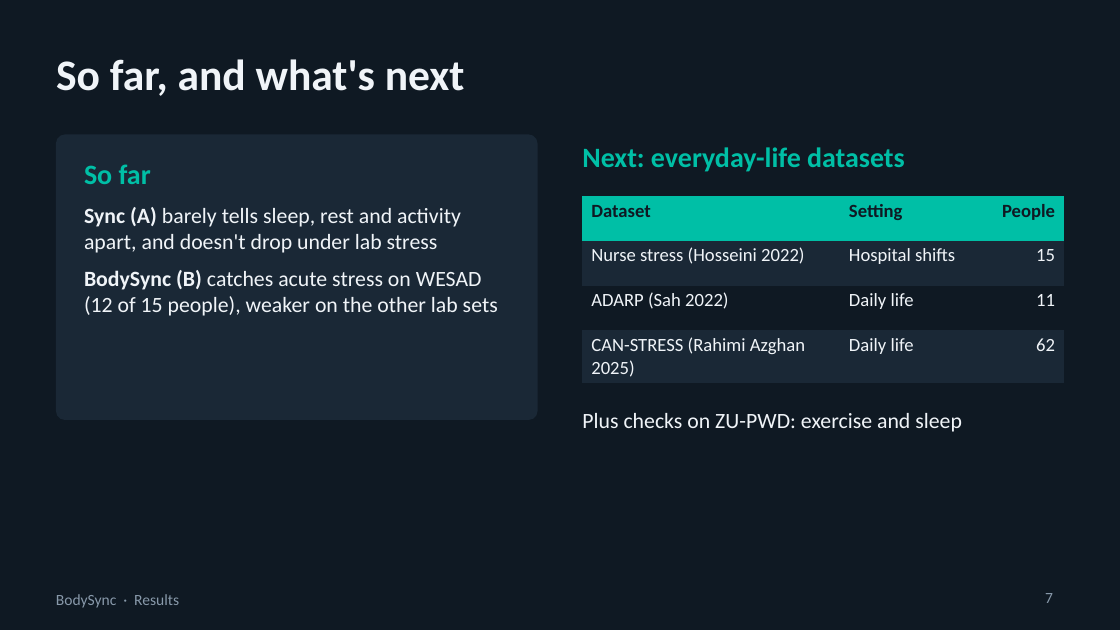
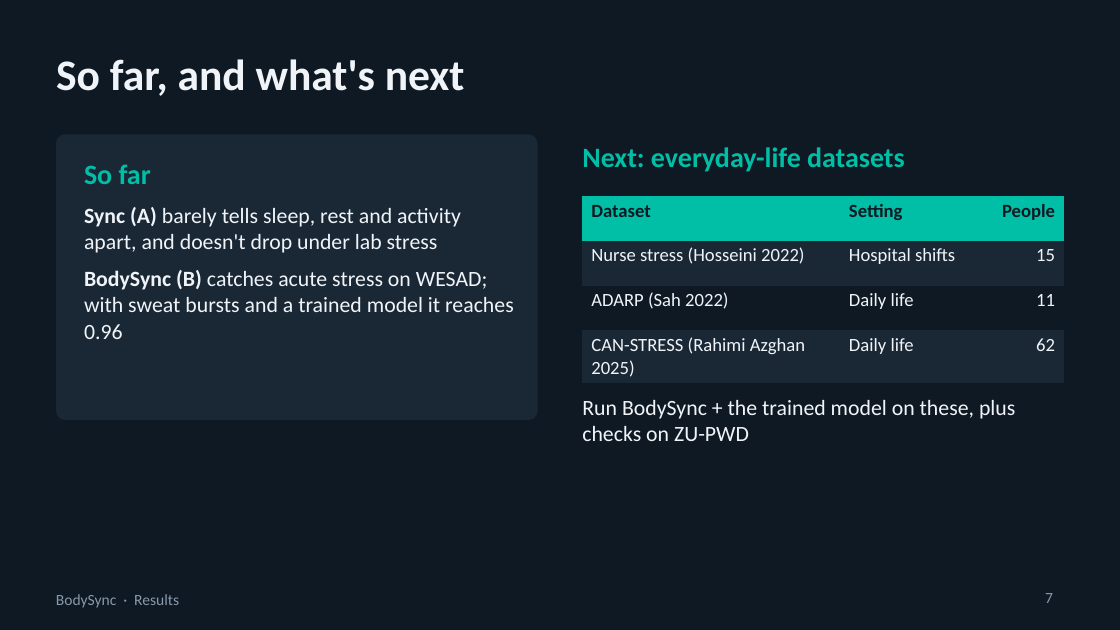
Before and after one commit to swaylakh/bodysync, a slide deck: slide 7 of docs/slides/BodySync_Update.pptx. Drawn at 1120x630 pixels with LibreOffice and Linux fonts; fonts in the diff are those of the drawing. Boxes give left, top, right and bottom in pixels: in the first picture for what was removed or moved away, otherwise in the second. Text is boxed around its words. In the diff, an @@ line names an element or a change of style, - is before the commit and + after.

```diff
--- a/docs/slides/BodySync_Update.pptx
+++ b/docs/slides/BodySync_Update.pptx
@@ text at (x1=84, y1=270, x2=514, y2=339): text changed @@
-BodySync (B) catches acute stress on WESAD (12 of 15 people), weaker on the other lab sets
+BodySync (B) catches acute stress on WESAD; with sweat bursts and a trained model it reaches 0.96
@@ text at (x1=582, y1=400, x2=1015, y2=441): text changed @@
-Plus checks on ZU-PWD: exercise and sleep
+Run BodySync + the trained model on these, plus checks on ZU-PWD
```
Also in this commit, not shown: 3 other slides changed, 2 slides added, 2 slides removed, 11 other files.
